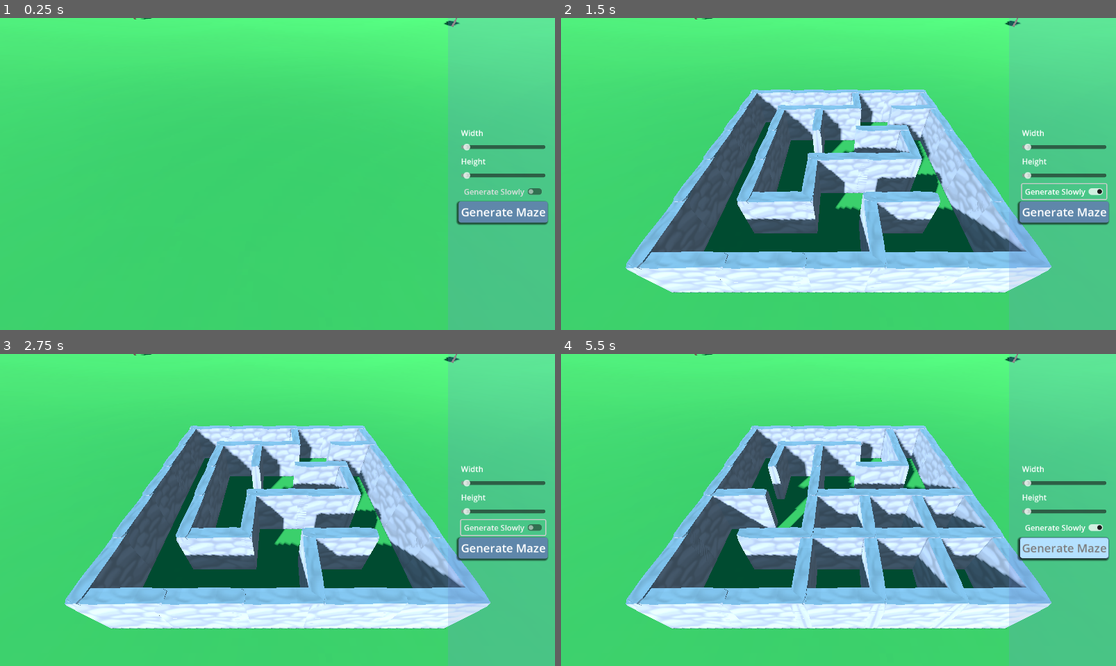
Above: before the commit, frames 1-4 (two rows, left to right).
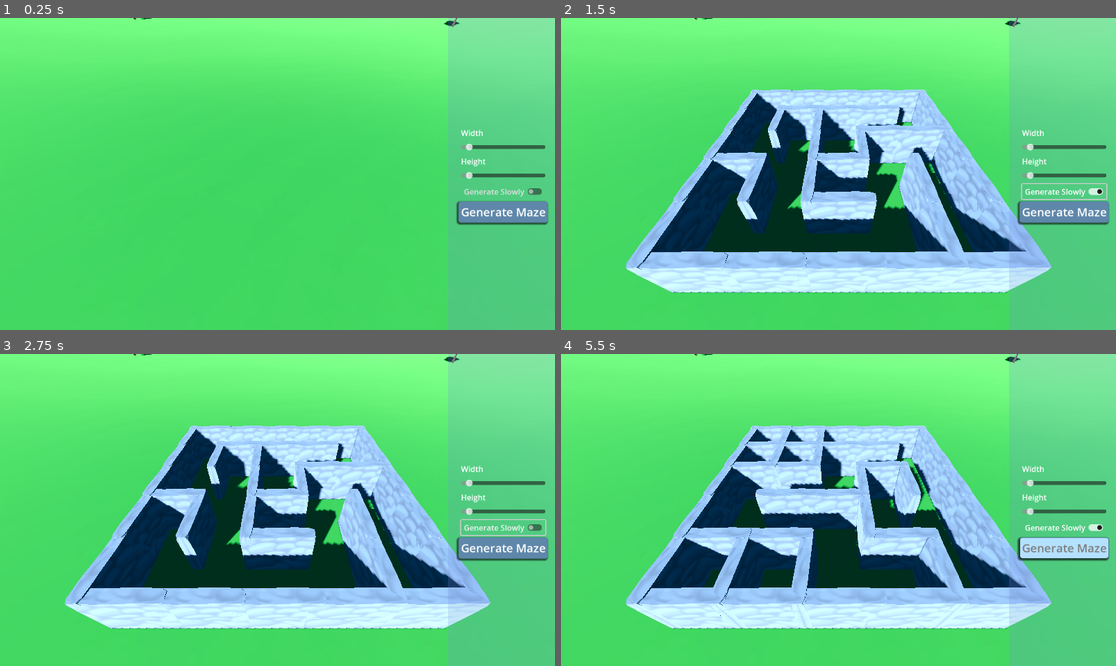
Above: after the commit, the same moments.

Repository: GuiBDBello/godot-maze-generator
Game: Godot game, scene res://scenes/playable/game.tscn
The game is run twice, just before and just after one commit, with the same random seed, the same clock (stepped at 60 frames per second) and the same inputs. Before the commit the project starts from res://scenes/game.tscn.
Inputs (mouse positions are in pixels of both pictures, inside the frame that each line leads up to):
- Up to frame 1 (0.25 s): no input
- Up to frame 2 (1.5 s): click "Generate Maze" at 0.5 s; click "Generate Slowly" at 1.25 s
- Up to frame 3 (2.75 s): click "Generate Slowly" at 2 s
- Up to frame 4 (5.5 s): click "Generate Maze" at 2.75 s; click "Generate Slowly" at 3.5 s; click "Generate Maze" at 4.25 s; move the mouse to (960, 494) at 5.02 s; click (960, 494) at 5.17 s

The runs differ from the first frame. In frame 1, 15% of the frame differs, in the area x 0-100%, y 0-52%; in frame 2, 39%, in the area x 0-100%, y 0-89%; in frame 3, 39%; in frame 4, 39%.

Commit message:
Organize project structure

Diff:
--- a/project.godot
+++ b/project.godot
@@ -11,7 +11,7 @@
 [application]
 
 config/name="Maze Generator"
-run/main_scene="res://scenes/game.tscn"
+run/main_scene="res://scenes/playable/game.tscn"
 config/features=PackedStringArray("4.2", "Forward Plus")
 config/icon="res://icon.svg"
 
@@ -19,3 +19,4 @@
 
 renderer/rendering_method="gl_compatibility"
 renderer/rendering_method.mobile="gl_compatibility"
+textures/vram_compression/import_etc2_astc=true
--- /dev/null
+++ b/scenes/camera.gd
@@ -0,0 +1,34 @@
+extends Camera3D
+
+@export var mouse_sensitivity = 0.5
+
+@onready var camera_origin = $"../.."
+@onready var spring_arm = $".."
+
+
+func _input(event):
+	# Left Mouse Button
+	if event is InputEventMouseMotion and event.button_mask & 1:
+		orbit(event)
+
+	if event is InputEventMouseButton:
+		zoom(event)
+
+
+func orbit(event) -> void:
+	var x_rotation: float = deg_to_rad(-event.relative.y * mouse_sensitivity)
+	var y_rotation: float = deg_to_rad(-event.relative.x * mouse_sensitivity)
+
+	camera_origin.rotate_object_local(Vector3(1, 0, 0), x_rotation)
+	camera_origin.rotate_y(y_rotation)
+
+	camera_origin.rotation.x = clamp(camera_origin.rotation.x, deg_to_rad(0), deg_to_rad(75))
+
+
+func zoom(event) -> void:
+	if event.button_index == MOUSE_BUTTON_WHEEL_UP and event.pressed:
+		spring_arm.spring_length -= 0.1 * spring_arm.spring_length if spring_arm.spring_length > 10 else 1
+	if event.button_index == MOUSE_BUTTON_WHEEL_DOWN and event.pressed:
+		spring_arm.spring_length += 0.1 * spring_arm.spring_length if spring_arm.spring_length > 10 else 1
+
+	spring_arm.spring_length = clamp(spring_arm.spring_length, 5, 100)
--- a/scenes/maze_cell.tscn
+++ b/scenes/maze/maze_cell.tscn
@@ -1,6 +1,6 @@
 [gd_scene load_steps=7 format=3 uid="uid://c6trg5gg1lt7q"]
 
-[ext_resource type="Script" path="res://scripts/maze_cell.gd" id="1_14ky4"]
+[ext_resource type="Script" path="res://scenes/maze/maze_cell.gd" id="1_14ky4"]
 [ext_resource type="Texture2D" uid="uid://cgiqic062byim" path="res://assets/wall/wall_wall-texture.png" id="1_213p3"]
 
 [sub_resource type="StandardMaterial3D" id="StandardMaterial3D_e3o6y"]
--- a/scripts/randomized_depth_first_search.gd
+++ b/scenes/maze/recursive_backtracker/recursive_backtracker.gd
@@ -1,40 +1,45 @@
 extends Node3D
 
-@export var maze_wall_length: int = 2
+const ALGORITHM_NAME: String = "Recursive Backtracker"
+const MAZE_CELL: PackedScene = preload("res://scenes/maze/maze_cell.tscn")
 
-const MAZE_CELL = preload("res://scenes/maze_cell.tscn")
+var rng: RandomNumberGenerator = RandomNumberGenerator.new()
+var maze_wall_length: int = 2
 
 
 func generate_maze(maze_width: int, maze_height: int, is_generated_slowly: bool) -> void:
 	center_maze_on_screen(maze_width, maze_height, maze_wall_length)
 
-	var maze_grid = await generate_grid(maze_width, maze_height)
+	var maze_grid: Array = await generate_grid(maze_width, maze_height)
 
-	var cell_stack = []
-	var initial_cell = randomize_start_position(maze_grid, maze_width, maze_height)
+	var cell_stack: Array = []
+
+	var initial_cell: Node3D = randomize_start_position(maze_grid, maze_width, maze_height)
 	initial_cell.visit()
 	cell_stack.push_back(initial_cell)
 
 	while not cell_stack.is_empty():
-		var current_cell = cell_stack.pop_back()
-		var unvisited_neighbours = find_unvisited_neighbours(maze_grid, current_cell)
+		var current_cell: Node3D = cell_stack.pop_back()
+		var unvisited_neighbours: Array = find_unvisited_neighbours(maze_grid, current_cell)
 
 		if not unvisited_neighbours.is_empty():
 			cell_stack.push_back(current_cell)
-			var current_neighbour = get_random_neighbour(unvisited_neighbours)
+
+			var current_neighbour: Node3D = get_random_neighbour(unvisited_neighbours)
 			remove_walls_between(current_cell, current_neighbour)
 			current_neighbour.visit()
 			cell_stack.push_back(current_neighbour)
+
 			if is_generated_slowly:
 				await get_tree().create_timer(0.05).timeout
 
 
 func generate_grid(width: int, height: int) -> Array:
-	var grid = []
-	for x in width:
+	var grid: Array = []
+	for x: int in width:
 		grid.append([])
 		for y in height:
-			var cell = MAZE_CELL.instantiate()
+			var cell: Node3D = MAZE_CELL.instantiate()
 			cell.name = str("Maze Cell ", x, "-", y)
 			cell.position = Vector3(x * maze_wall_length, 0, y * maze_wall_length)
 			cell.grid_position_x = x
@@ -46,33 +51,32 @@
 
 
 func randomize_start_position(maze_grid: Array, maze_width: int, maze_height: int) -> Node3D:
-	var rng = RandomNumberGenerator.new()
-	var maze_start_position_width = rng.randi_range(0, maze_width - 1)
-	var maze_start_position_height = rng.randi_range(0, maze_height - 1)
+	var maze_start_position_width: int = rng.randi_range(0, maze_width - 1)
+	var maze_start_position_height: int = rng.randi_range(0, maze_height - 1)
 
 	return maze_grid[maze_start_position_width][maze_start_position_height]
 
 
 func find_unvisited_neighbours(maze_grid: Array, current_cell: Node3D) -> Array:
-	var unvisited_neighbours = []
+	var unvisited_neighbours: Array = []
 
 	if current_cell.grid_position_x > 0:
-		var west_neighbour = maze_grid[current_cell.grid_position_x - 1][current_cell.grid_position_y]
+		var west_neighbour: Node3D = maze_grid[current_cell.grid_position_x - 1][current_cell.grid_position_y]
 		if not west_neighbour.is_visited:
 			unvisited_neighbours.push_back(west_neighbour)
 
 	if current_cell.grid_position_x < maze_grid.size() - 1:
-		var east_neighbour = maze_grid[current_cell.grid_position_x + 1][current_cell.grid_position_y]
+		var east_neighbour: Node3D = maze_grid[current_cell.grid_position_x + 1][current_cell.grid_position_y]
 		if not east_neighbour.is_visited:
 			unvisited_neighbours.push_back(east_neighbour)
 
 	if current_cell.grid_position_y > 0:
-		var north_neighbour = maze_grid[current_cell.grid_position_x][current_cell.grid_position_y - 1]
+		var north_neighbour: Node3D = maze_grid[current_cell.grid_position_x][current_cell.grid_position_y - 1]
 		if not north_neighbour.is_visited:
 			unvisited_neighbours.push_back(north_neighbour)
 
 	if current_cell.grid_position_y < maze_grid[current_cell.grid_position_x].size() - 1:
-		var south_neighbour = maze_grid[current_cell.grid_position_x][current_cell.grid_position_y + 1]
+		var south_neighbour: Node3D = maze_grid[current_cell.grid_position_x][current_cell.grid_position_y + 1]
 		if not south_neighbour.is_visited:
 			unvisited_neighbours.push_back(south_neighbour)
 
@@ -80,8 +84,7 @@
 
 
 func get_random_neighbour(cell_neighbours: Array) -> Node3D:
-	var rng = RandomNumberGenerator.new()
-	var neighbour_position = rng.randi_range(0, cell_neighbours.size() - 1)
+	var neighbour_position: int = rng.randi_range(0, cell_neighbours.size() - 1)
 	return cell_neighbours[neighbour_position]
 
 
@@ -108,7 +111,7 @@
 
 
 func center_maze_on_screen(maze_width: int, maze_height: int, maze_wall_length: int):
-	var maze_position_x = (((maze_width * maze_wall_length) / 2) - 1)
-	var maze_position_z = (((maze_height * maze_wall_length) / 2) - 1)
+	var maze_position_x: int = (((maze_width * maze_wall_length) / 2) - 1)
+	var maze_position_z: int = (((maze_height * maze_wall_length) / 2) - 1)
 
 	self.set_position(Vector3(-maze_position_x, 0, -maze_position_z))
--- /dev/null
+++ b/scenes/maze/recursive_backtracker/recursive_backtracker.tscn
@@ -0,0 +1,6 @@
+[gd_scene load_steps=2 format=3 uid="uid://c2vh3d2n372po"]
+
+[ext_resource type="Script" path="res://scenes/maze/recursive_backtracker/recursive_backtracker.gd" id="1_t8duk"]
+
+[node name="Recursive Backtracker" type="Node3D"]
+script = ExtResource("1_t8duk")
--- a/scripts/game.gd
+++ b/scenes/playable/game.gd
@@ -2,17 +2,21 @@
 
 @onready var camera : Camera3D = $"Camera Origin/SpringArm3D/Camera"
 
-const RD_FS_RECURSIVE = preload("res://scenes/rd_fs_recursive.tscn")
+const RECURSIVE_BACKTRACKER = preload("res://scenes/maze/recursive_backtracker/recursive_backtracker.tscn")
 
 var maze_generator: Node3D
 
 
 func generate_maze(maze_width: int, maze_height: int, is_generated_slowly: bool):
+	var time_start = Time.get_ticks_msec()
 	if maze_generator != null:
 		maze_generator.queue_free()
 		await maze_generator.tree_exited
 
-	maze_generator = RD_FS_RECURSIVE.instantiate()
+	maze_generator = RECURSIVE_BACKTRACKER.instantiate()
 	maze_generator.name = "Maze Generator"
 	self.add_child(maze_generator)
 	maze_generator.generate_maze(maze_width, maze_height, is_generated_slowly)
+	var time_now = Time.get_ticks_msec()
+	var time_elapsed = time_now - time_start
+	print(str("Generation Time: ", time_elapsed, "ms"))
--- a/scenes/game.tscn
+++ b/scenes/playable/game.tscn
@@ -1,16 +1,16 @@
 [gd_scene load_steps=14 format=3 uid="uid://b5ptabdfgohvv"]
 
-[ext_resource type="Script" path="res://scripts/game.gd" id="1_3hoi0"]
-[ext_resource type="Shader" path="res://shaders/sky.gdshader" id="2_7x0ss"]
-[ext_resource type="Script" path="res://scripts/menu.gd" id="2_7213f"]
-[ext_resource type="Script" path="res://scripts/camera.gd" id="4_7e37c"]
-[ext_resource type="PackedScene" uid="uid://cn4at1gn2s34f" path="res://assets/ground/ground.glb" id="5_1omnm"]
-[ext_resource type="PackedScene" uid="uid://rc8rnxx07fri" path="res://assets/tree/tree.glb" id="6_fxjwv"]
+[ext_resource type="Script" path="res://scenes/playable/game.gd" id="1_fpj1e"]
+[ext_resource type="Shader" path="res://shaders/sky.gdshader" id="2_twyl1"]
+[ext_resource type="PackedScene" uid="uid://cn4at1gn2s34f" path="res://assets/ground/ground.glb" id="3_mq8d8"]
+[ext_resource type="PackedScene" uid="uid://rc8rnxx07fri" path="res://assets/tree/tree.glb" id="4_by38g"]
+[ext_resource type="Script" path="res://scenes/ui/menu.gd" id="5_cs4tl"]
+[ext_resource type="Script" path="res://scenes/camera.gd" id="6_n6fda"]
 
 [sub_resource type="ShaderMaterial" id="ShaderMaterial_6dqnt"]
-shader = ExtResource("2_7x0ss")
-shader_parameter/skyColor = Color(0.160311, 0.845074, 1, 1)
-shader_parameter/horizonColor = Color(1, 1, 1, 1)
+shader = ExtResource("2_twyl1")
+shader_parameter/skyColor = Color(3.65794e-06, 0.605081, 0.899226, 1)
+shader_parameter/horizonColor = Color(0, 0.529412, 0.713726, 1)
 
 [sub_resource type="Sky" id="Sky_hy35c"]
 sky_material = SubResource("ShaderMaterial_6dqnt")
@@ -19,7 +19,8 @@
 background_mode = 2
 sky = SubResource("Sky_hy35c")
 ambient_light_source = 3
-ambient_light_sky_contribution = 0.2
+ambient_light_sky_contribution = 0.12
+tonemap_mode = 3
 
 [sub_resource type="StyleBoxFlat" id="StyleBoxFlat_7eusc"]
 bg_color = Color(0.45098, 0.54902, 0.870588, 0.215686)
@@ -54,7 +55,7 @@
 bg_color = Color(0.607843, 0.490196, 0.784314, 1)
 
 [node name="Game" type="Node"]
-script = ExtResource("1_3hoi0")
+script = ExtResource("1_fpj1e")
 
 [node name="Scenario" type="Node" parent="."]
 
@@ -125,7 +126,7 @@
 anchor_bottom = 1.0
 grow_horizontal = 2
 grow_vertical = 2
-script = ExtResource("2_7213f")
+script = ExtResource("5_cs4tl")
 
 [node name="MarginContainerBack" type="MarginContainer" parent="Maze Menu"]
 layout_mode = 1
@@ -161,6 +162,7 @@
 [node name="HSliderWidth" type="HSlider" parent="Maze Menu/MarginContainerBack/MarginContainer/VBoxContainer"]
 layout_mode = 2
 min_value = 2.0
+max_value = 50.0
 value = 5.0
 
 [node name="LabelHeight" type="Label" parent="Maze Menu/MarginContainerBack/MarginContainer/VBoxContainer"]
@@ -170,6 +172,7 @@
 [node name="HSliderHeight" type="HSlider" parent="Maze Menu/MarginContainerBack/MarginContainer/VBoxContainer"]
 layout_mode = 2
 min_value = 2.0
+max_value = 50.0
 value = 5.0
 
 [node name="Generate Slowly" type="CheckButton" parent="Maze Menu/MarginContainerBack/MarginContainer/VBoxContainer"]
@@ -200,7 +203,7 @@
 
 [node name="Camera" type="Camera3D" parent="Camera Origin/SpringArm3D"]
 transform = Transform3D(1, 0, 0, 0, 1, 0, 0, 0, 1, 0, -4.76837e-07, 10)
-script = ExtResource("4_7e37c")
+script = ExtResource("6_n6fda")
 
 [connection signal="value_changed" from="Maze Menu/MarginContainerBack/MarginContainer/VBoxContainer/HSliderWidth" to="Maze Menu" method="_on_h_slider_width_value_changed"]
 [connection signal="value_changed" from="Maze Menu/MarginContainerBack/MarginContainer/VBoxContainer/HSliderHeight" to="Maze Menu" method="_on_h_slider_height_value_changed"]
--- a/scenes/rd_fs_recursive.tscn
+++ /dev/null
@@ -1,6 +0,0 @@
-[gd_scene load_steps=2 format=3 uid="uid://c2vh3d2n372po"]
-
-[ext_resource type="Script" path="res://scripts/randomized_depth_first_search.gd" id="1_4ka1l"]
-
-[node name="RD-FS Recursive" type="Node3D"]
-script = ExtResource("1_4ka1l")
--- a/scripts/menu.gd
+++ b/scenes/ui/menu.gd
@@ -7,7 +7,8 @@
 var is_generated_slowly: bool = false
 
 func _on_generate_maze_pressed():
-	game.generate_maze(maze_width, maze_height, is_generated_slowly)
+
+	await game.generate_maze(maze_width, maze_height, is_generated_slowly)
 
 
 func _on_h_slider_width_value_changed(value):
--- a/scripts/camera.gd
+++ /dev/null
@@ -1,25 +0,0 @@
-extends Camera3D
-
-@export var mouse_sensitivity = 0.5
-
-@onready var camera_origin = $"../.."
-@onready var spring_arm = $".."
-
-
-func _input(event):
-	if event is InputEventMouseMotion and event.button_mask & 1:
-		var x_rotation = deg_to_rad(-event.relative.y * mouse_sensitivity)
-		var y_rotation = deg_to_rad(-event.relative.x * mouse_sensitivity)
-
-		camera_origin.rotate_object_local(Vector3(1, 0, 0), x_rotation)
-		camera_origin.rotate_y(y_rotation)
-
-		camera_origin.rotation.x = clamp(camera_origin.rotation.x, deg_to_rad(0), deg_to_rad(75))
-
-	if event is InputEventMouseButton:
-		if event.button_index == MOUSE_BUTTON_WHEEL_UP and event.pressed:
-			spring_arm.spring_length -= 0.1 * spring_arm.spring_length if spring_arm.spring_length > 10 else 1
-		if event.button_index == MOUSE_BUTTON_WHEEL_DOWN and event.pressed:
-			spring_arm.spring_length += 0.1 * spring_arm.spring_length if spring_arm.spring_length > 10 else 1
-
-		spring_arm.spring_length = clamp(spring_arm.spring_length, 5, 100)
Not shown, changed: assets/ground/ground_ground-texture.png.import
Not shown, changed: assets/tree/tree_tree-texture.png.import
Not shown, changed: assets/wall/wall_wall-texture.png.import
Renamed: scripts/maze_cell.gd -> scenes/maze/maze_cell.gd
Not shown: 1 places in scenes/playable/game.tscn that only renumber resources
